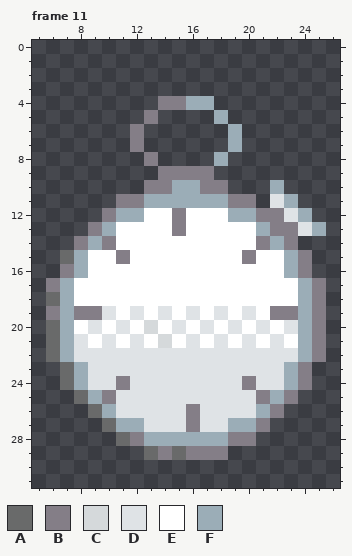
A pixel-art file gets an edit: resources/images/stopwatch.aseprite. This is how it looked before the edit.
32x32 pixels, 11 frames. Shown: frame 11: x 5..26, y 0..31. The old version is drawn lined up with the new one.
Palette (. is transparent): A #696a6a  B #847e87  C #d5d9db  D #dfe3e6  E #ffffff  F #9badb7
Pixels before, frame 11, first column x 6:
 4 ........BBFF........
 5 .......B....F.......
 6 ......B......F......
 7 ......B......F......
 8 .......B....F.......
 9 ........BBBB........
10 .......BBFFBB...F...
11 .....BBFFFFFFBB.DF..
12 ....BFFEEBEEEFFBBDF.
13 ...BFEEEEBEEEEEFBBDF
14 ..BFBEEEEEEEEEEBFB..
15 .AFEEBEEEEEEEEBEEFB.
16 .BFEEEEEEEEEEEEEEFB.
17 BFEEEEEEEEEEEEEEEEFB
18 AFEEEEEEEEEEEEEEEEFB
19 BFBBDEDEDEDEDEDEBBFB
20 AFEDEDECEDEDEDEDEDFB
21 AFDEDEDECEDEDEDEDEFB
22 AFDDDDDDDDDDDDDDDDFB
23 .AFDDDDDDDDDDDDDDFB.
24 .AFDDBDDDDDDDDBDDFB.
25 ..AFBDDDDDDDDDDBFB..
26 ...AFDDDDDBDDDDFB...
27 ....AFFDDDBDDFFB....
28 .....ABFFFFFFBB.....
29 .......ABABBB.......
After:
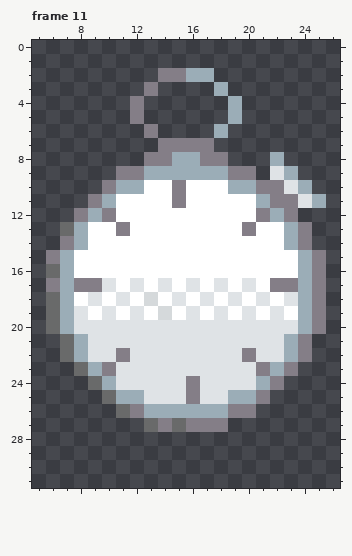
From the commit log: :sparkles: Tweak stopwatch animation
The exact change:
whole drawing moved by +0,+1 (the old picture is shown already moved)
Changed rows in their new state; - is an unchanged pixel.
Frame 11:
first column x 6:
 2 --------BBFF--------
 3 -------B----F-------
 4 ------B-....-F------
 5 ------B.----.F------
 6 ------.B----F.------
 7 ------.-BBBB-.------
 8 --------BFFBB---F---
 9 -----BBFFFFFFBB-DF--
10 ----BFFEEBEEEFFBBDF-
11 ---BFEEEEBEEEEEFBBDF
12 --BF-EE--E---EE-FB.-
13 -AFEEB---E----BEEFB.
14 -BFEE----------EEFB-
15 BFE--E--------E--EFB
16 AFE--------------EFB
17 --BBD-D-D-D-D-D-BB--
18 ---D-D-C-D-D-D-D-D--
19 A-DE----C-------DE--
20 --D-D-DDD-D-D-D-D---
21 .AFD-D-DDD-D-D-D-FB.
22 .AF--B--------B--FB.
23 -.AFB----------BFB.-
24 -..AFD----B---DFB..-
25 --..AFF---B--FF-..--
26 ---..ABFFFFFFBB..---
27 ----...ABA-BB...----
28 -----..........-----
29 -------......-------
Pixel boxes of the changes (left, top, right, bottom) in both pictures:
changed: (46, 68, 326, 460)
